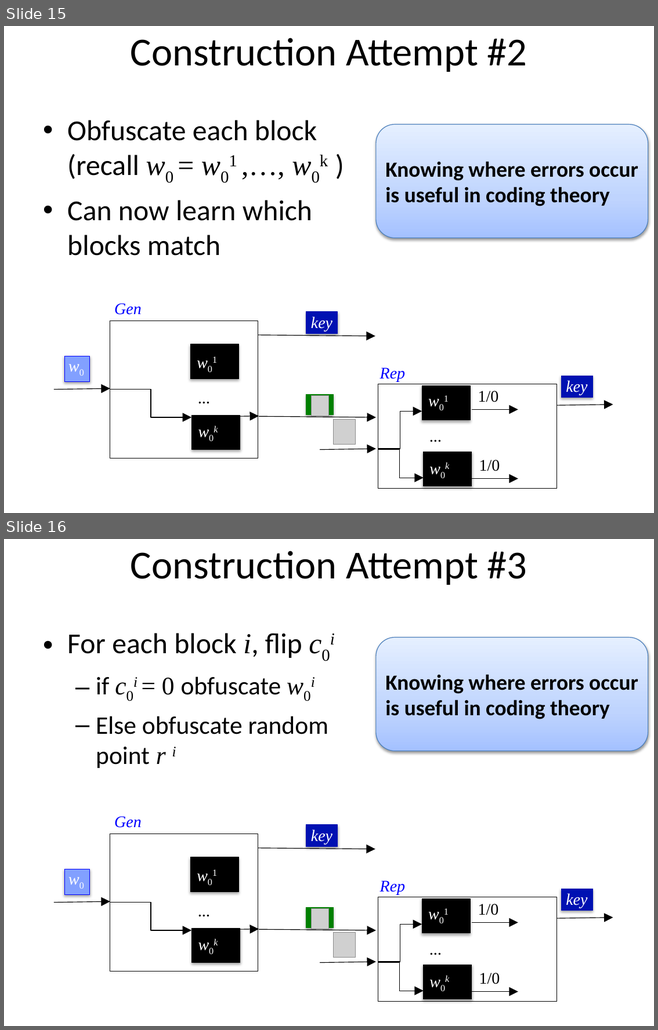
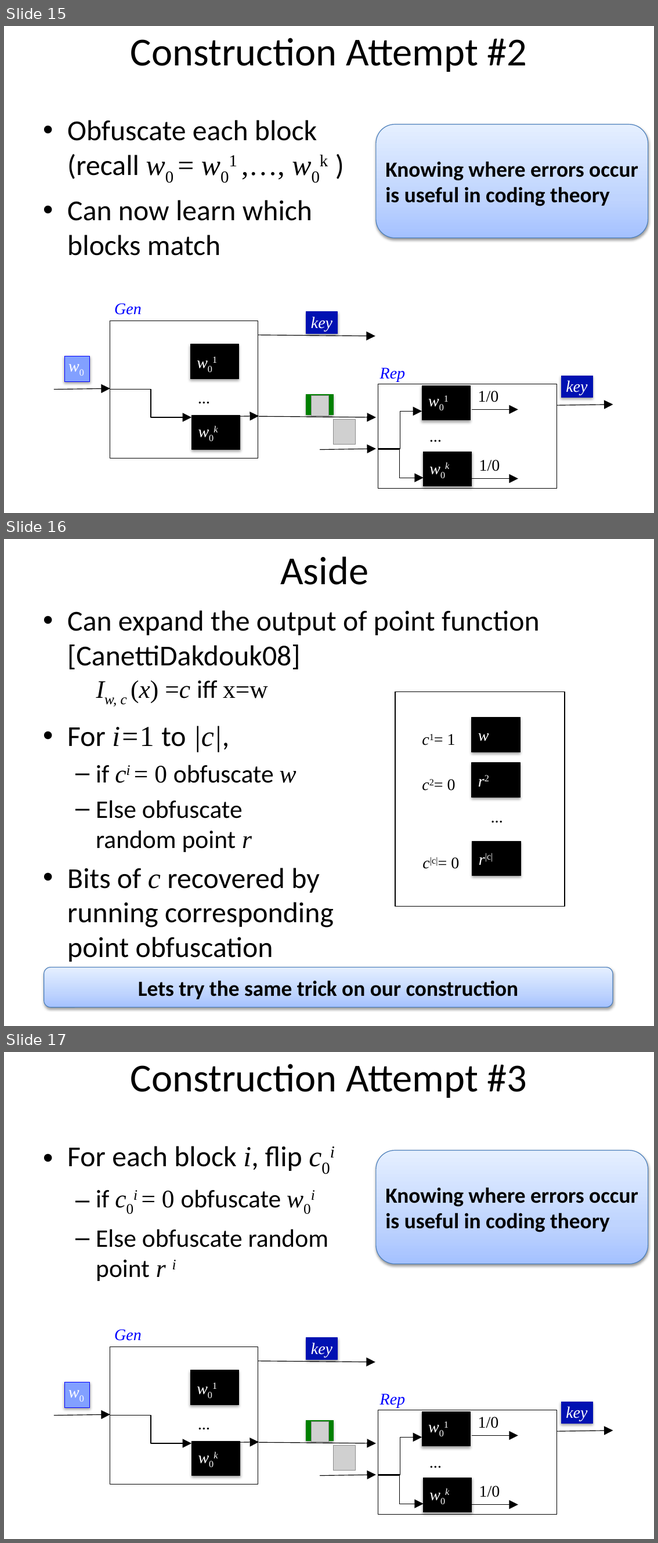
Before and after one commit to xianruimeng/comp-fuzzy-ext, a slide deck: constantRate/KeyDerivationWithNegativeUsable.pptx. Shown one above the other, each under a label of ours: slides 15 and 16 before the commit, slides 15, 16 and 17 after it. The pictures are 658x1030 and 658x1543 pixels, drawn with LibreOffice and Linux fonts; fonts in the diff are those of the drawing; grey boxes stand for pictures. Boxes give left, top, right and bottom in pixels: in the first picture for what was removed or moved away, otherwise in the second. Text is boxed around its words. In the diff, an @@ line names an element or a change of style, - is before the commit and + after.

Commit message:
added second construction to slides

```diff
--- a/constantRate/KeyDerivationWithNegativeUsable.pptx
+++ b/constantRate/KeyDerivationWithNegativeUsable.pptx
@@ slide 16 added at box(4, 539, 654, 1026), background #FFFFFF @@
@@ title added at box(280, 556, 368, 585), 44 pt, text #000000 @@
+Aside
@@ text added at box(67, 610, 539, 962), 32 pt, text #000000 @@
+• Can expand the output of point function [CanettiDakdouk08]
+• For i=1 to |c|,
+  – if ci = 0 obfuscate w
+  – Else obfuscate
+    random point r
+• Bits of c recovered by
+  running corresponding
+  point obfuscation
@@ text added at box(121, 681, 268, 705), 28 pt, text #000000 @@
+Iw, c (x) =c iff x=w
@@ trapezoid added at box(395, 692, 565, 907), outline #000000 0.75 pt @@
@@ rectangle added at box(471, 718, 520, 752), fill #000000, outline #000000 0.75 pt @@
@@ text added at box(429, 734, 434, 740), 18 pt, text #000000 @@
+c1= 1
@@ text added at box(478, 733, 489, 741), 18 pt, text #FFFFFF, italic @@
+w
@@ rectangle added at box(471, 763, 520, 798), fill #000000, outline #000000 0.75 pt @@
@@ text added at box(447, 779, 455, 791), 18 pt, text #000000 @@
+c2= 0
@@ text added at box(471, 767, 498, 793), 18 pt, text #FFFFFF, italic @@
+r2
@@ text added at box(485, 804, 509, 830), 18 pt, text #000000 @@
+…
@@ rectangle added at box(471, 841, 520, 875), fill #000000, outline #000000 0.75 pt @@
@@ text added at box(422, 857, 459, 869), 18 pt, text #000000 @@
+c|c|= 0
@@ text added at box(478, 853, 493, 865), 18 pt, text #FFFFFF @@
+r|c|
@@ rounded rectangle added at box(43, 967, 612, 1008), fill gradient #A4C4FF to #BFD4FF to #E6EEFF, outline #4B7EBC 0.75 pt, 24 pt, text #000000, bold @@
+Lets try the same trick on our construction
@@ what was slide 16 is now slide 17 @@
```
Also in this commit, not shown: 8 slides changed.
